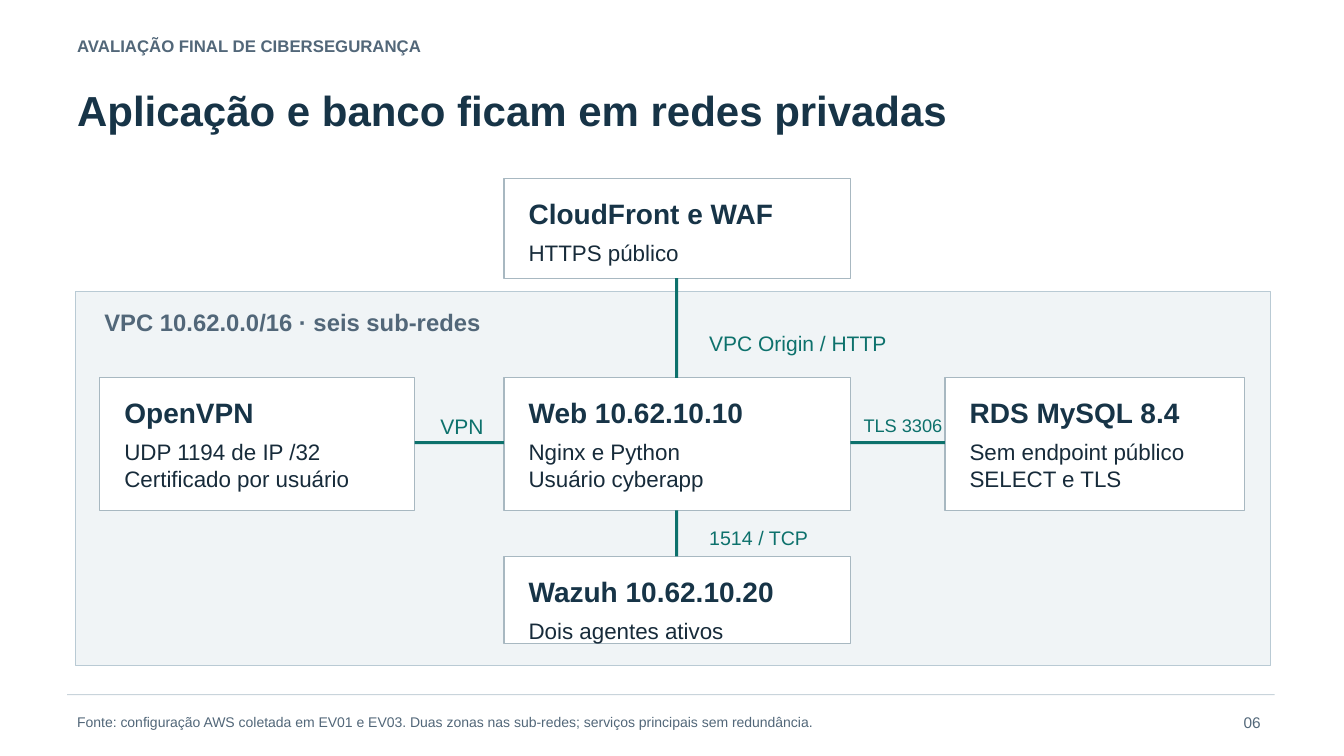
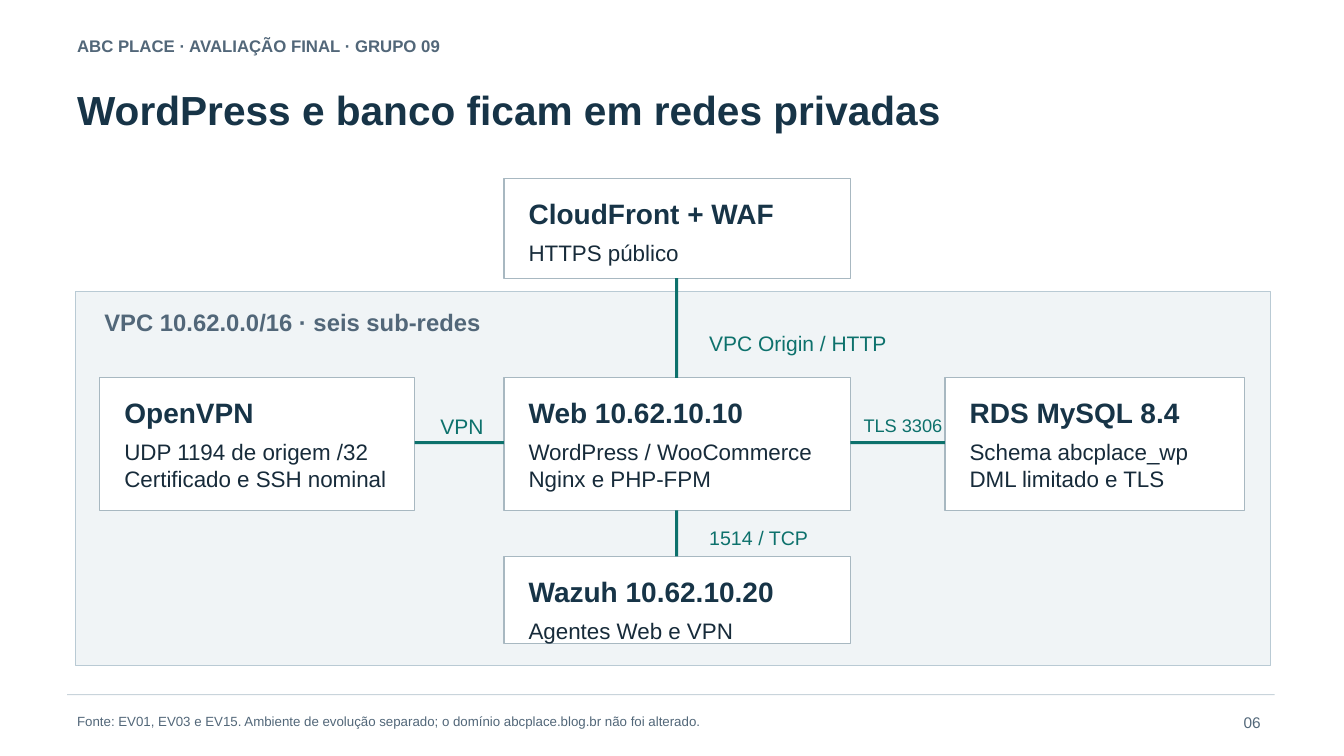
Before and after one commit to vitorkenzo299/CyberSec-ProvaFinal-26.2, a slide deck: slide 6 of entrega/Apresentacao_Executiva.pptx. Drawn at 1344x756 pixels with LibreOffice and Linux fonts; fonts in the diff are those of the drawing. Boxes give left, top, right and bottom in pixels: in the first picture for what was removed or moved away, otherwise in the second. Text is boxed around its words. In the diff, an @@ line names an element or a change of style, - is before the commit and + after.

Commit message:
Alinha avaliacao a ABC Place aos roteiros anteriores e ao Grupo 09

```diff
--- a/entrega/Apresentacao_Executiva.pptx
+++ b/entrega/Apresentacao_Executiva.pptx
@@ text at (x1=77, y1=38, x2=440, y2=56): text changed @@
-AVALIAÇÃO FINAL DE CIBERSEGURANÇA
+ABC PLACE · AVALIAÇÃO FINAL · GRUPO 09
@@ text at (x1=77, y1=95, x2=940, y2=133): text changed; size 30 to 29 pt @@
-Aplicação e banco ficam em redes privadas
+WordPress e banco ficam em redes privadas
@@ text at (x1=529, y1=203, x2=773, y2=225): text changed @@
-CloudFront e WAF
+CloudFront + WAF
@@ text at (x1=124, y1=443, x2=386, y2=488): text changed @@
-UDP 1194 de IP /32
-Certificado por usuário
+UDP 1194 de origem /32
+Certificado e SSH nominal
@@ text at (x1=529, y1=443, x2=812, y2=492): text changed @@
-Nginx e Python
-Usuário cyberapp
+WordPress / WooCommerce
+Nginx e PHP-FPM
@@ text at (x1=970, y1=443, x2=1188, y2=488): text changed @@
-Sem endpoint público
-SELECT e TLS
+Schema abcplace_wp
+DML limitado e TLS
@@ text at (x1=529, y1=622, x2=733, y2=644): text changed @@
-Dois agentes ativos
+Agentes Web e VPN
@@ text at (x1=77, y1=716, x2=700, y2=729): text changed; size 10 to 9.5 pt @@
-Fonte: configuração AWS coletada em EV01 e EV03. Duas zonas nas sub-redes; serviços principais sem redundância.
+Fonte: EV01, EV03 e EV15. Ambiente de evolução separado; o domínio abcplace.blog.br não foi alterado.
```
Also in this commit, not shown: 7 other slides changed, 4 slides added, 4 slides removed, 59 other files.
